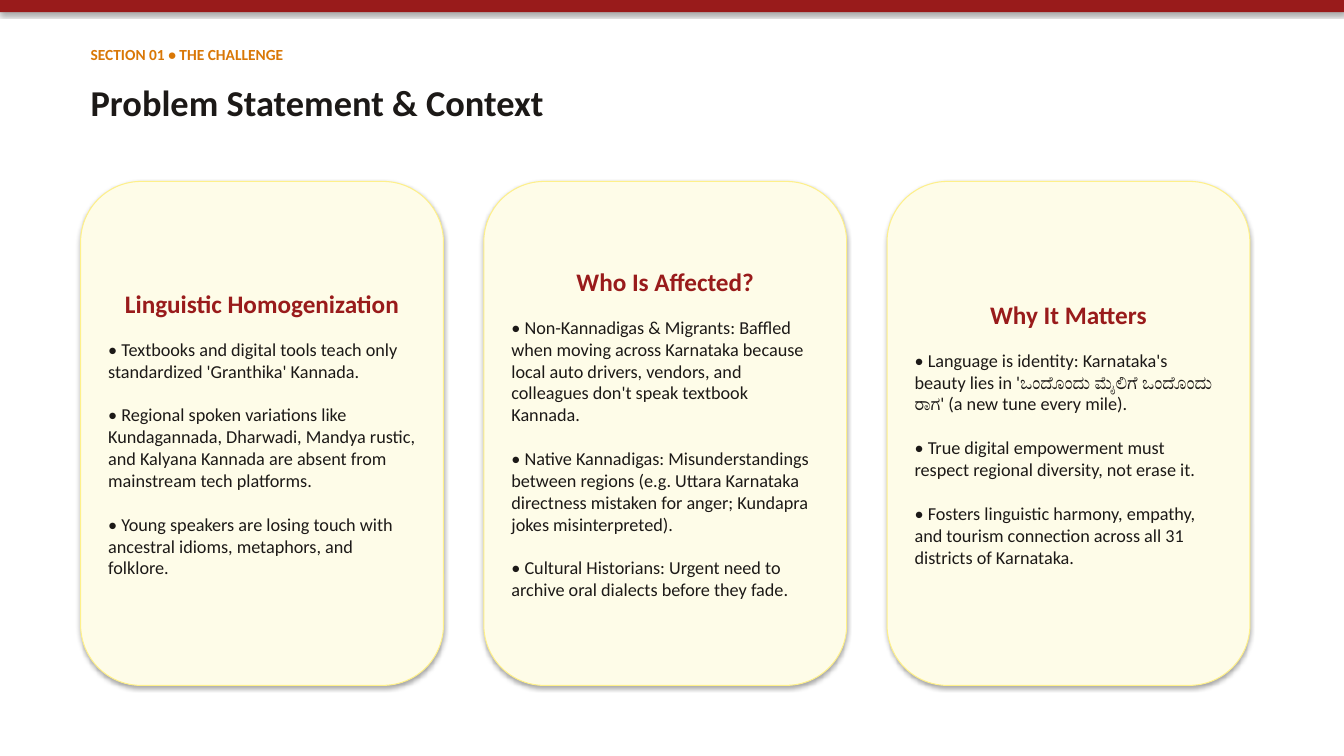
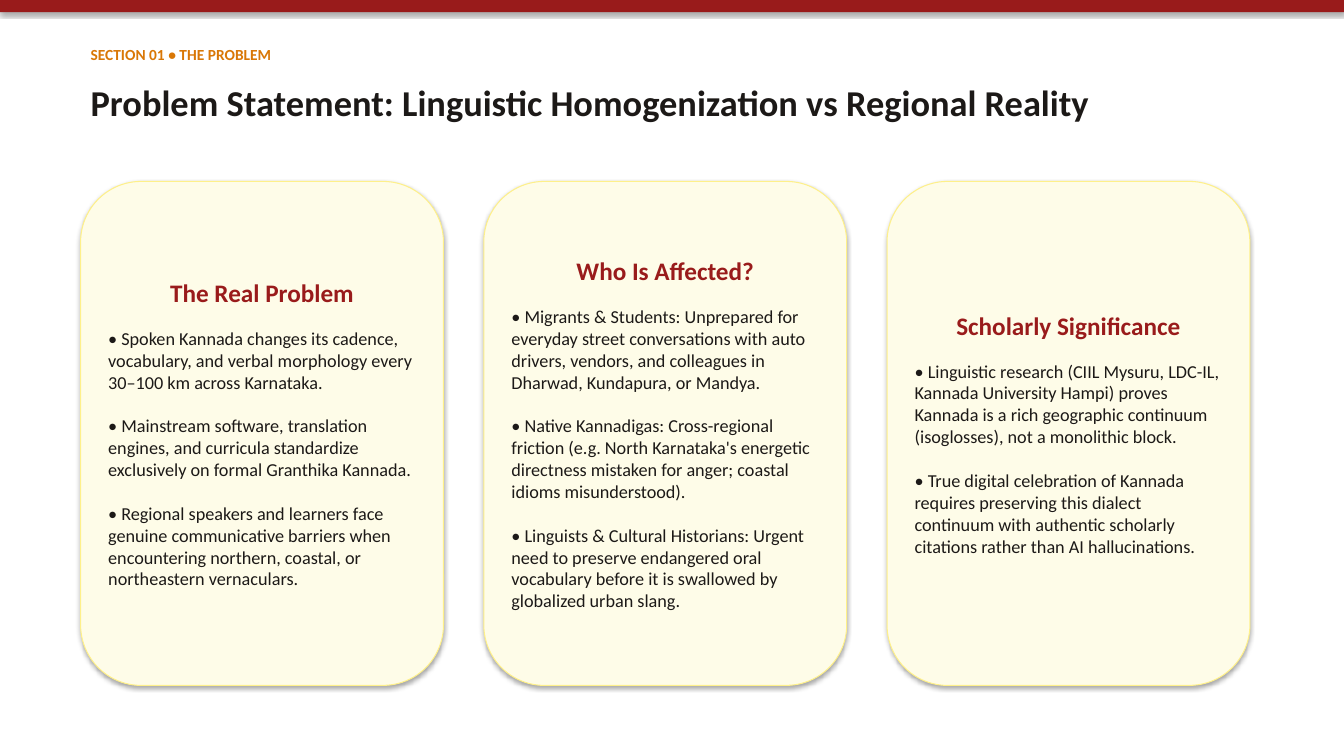
Before and after one commit to anandaram240-wq/yatrika-ai, a slide deck: slide 2 of Namma_Kannada_Regional_Explorer_Presentation.pptx. Drawn at 1344x756 pixels with LibreOffice and Linux fonts; fonts in the diff are those of the drawing. Boxes give left, top, right and bottom in pixels: in the first picture for what was removed or moved away, otherwise in the second. Text is boxed around its words. In the diff, an @@ line names an element or a change of style, - is before the commit and + after.

Commit message:
Forensic audit: ground linguistic citations, eliminate simulated accent scores, transparent synthetic audio disclosure, and harden data integrity

```diff
--- a/Namma_Kannada_Regional_Explorer_Presentation.pptx
+++ b/Namma_Kannada_Regional_Explorer_Presentation.pptx
@@ text at (91,50,271,60): text changed @@
-SECTION 01 • THE CHALLENGE
+SECTION 01 • THE PROBLEM
@@ text at (91,90,1089,122): text changed @@
-Problem Statement & Context
+Problem Statement: Linguistic Homogenization vs Regional Reality
@@ text in rounded rectangle at (108,284,412,585): text changed @@
-Linguistic Homogenization
-• Textbooks and digital tools teach only standardized 'Granthika' Kannada.
-• Regional spoken variations like Kundagannada, Dharwadi, Mandya rustic, and Kalyana Kannada are absent from mainstream tech platforms.
-• Young speakers are losing touch with ancestral idioms, metaphors, and folklore.
+The Real Problem
+• Spoken Kannada changes its cadence, vocabulary, and verbal morphology every 30–100 km across Karnataka.
+• Mainstream software, translation engines, and curricula standardize exclusively on formal Granthika Kannada.
+• Regional speakers and learners face genuine communicative barriers when encountering northern, coastal, or northeastern vernaculars.
@@ text in rounded rectangle at (511,310,810,610): text changed @@
-• Non-Kannadigas & Migrants: Baffled when moving across Karnataka because local auto drivers, vendors, and colleagues don't speak textbook Kannada.
-• Native Kannadigas: Misunderstandings between regions (e.g. Uttara Karnataka directness mistaken for anger; Kundapra jokes misinterpreted).
-• Cultural Historians: Urgent need to archive oral dialects before they fade.
+• Migrants & Students: Unprepared for everyday street conversations with auto drivers, vendors, and colleagues in Dharwad, Kundapura, or Mandya.
+• Native Kannadigas: Cross-regional friction (e.g. North Karnataka's energetic directness mistaken for anger; coastal idioms misunderstood).
+• Linguists & Cultural Historians: Urgent need to preserve endangered oral vocabulary before it is swallowed by globalized urban slang.
@@ text in rounded rectangle at (915,317,1219,553): text changed @@
-Why It Matters
-• Language is identity: Karnataka's beauty lies in 'ಒಂದೊಂದು ಮೈಲಿಗೆ ಒಂದೊಂದು ರಾಗ' (a new tune every mile).
-• True digital empowerment must respect regional diversity, not erase it.
-• Fosters linguistic harmony, empathy, and tourism connection across all 31 districts of Karnataka.
+Scholarly Significance
+• Linguistic research (CIIL Mysuru, LDC-IL, Kannada University Hampi) proves Kannada is a rich geographic continuum (isoglosses), not a monolithic block.
+• True digital celebration of Kannada requires preserving this dialect continuum with authentic scholarly citations rather than AI hallucinations.
```
Also in this commit, not shown: 5 other slides changed, 18 other files.
